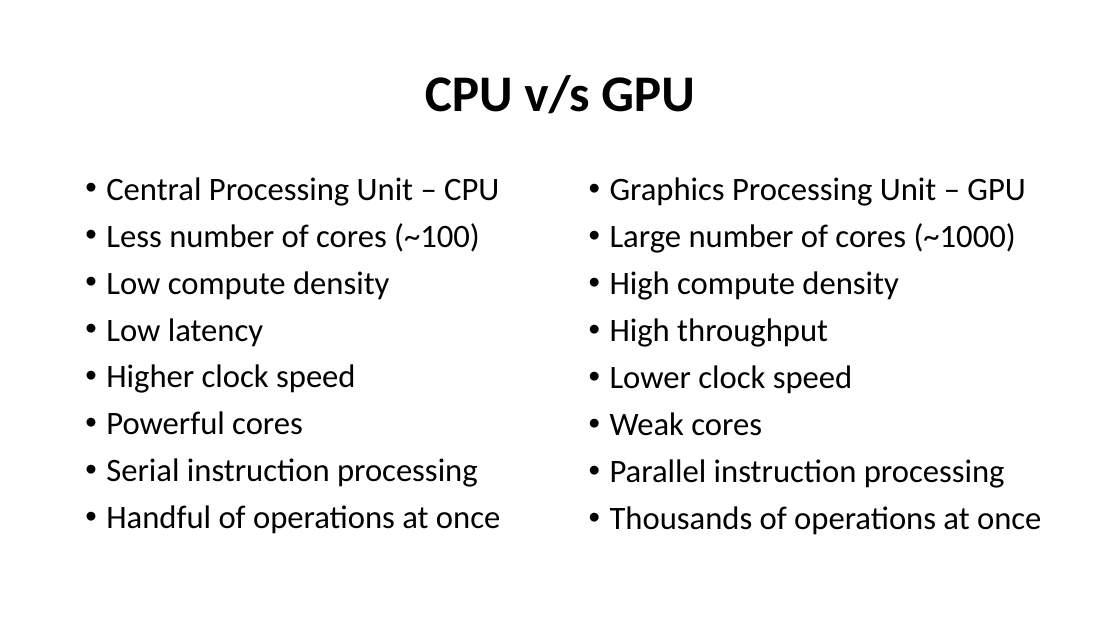
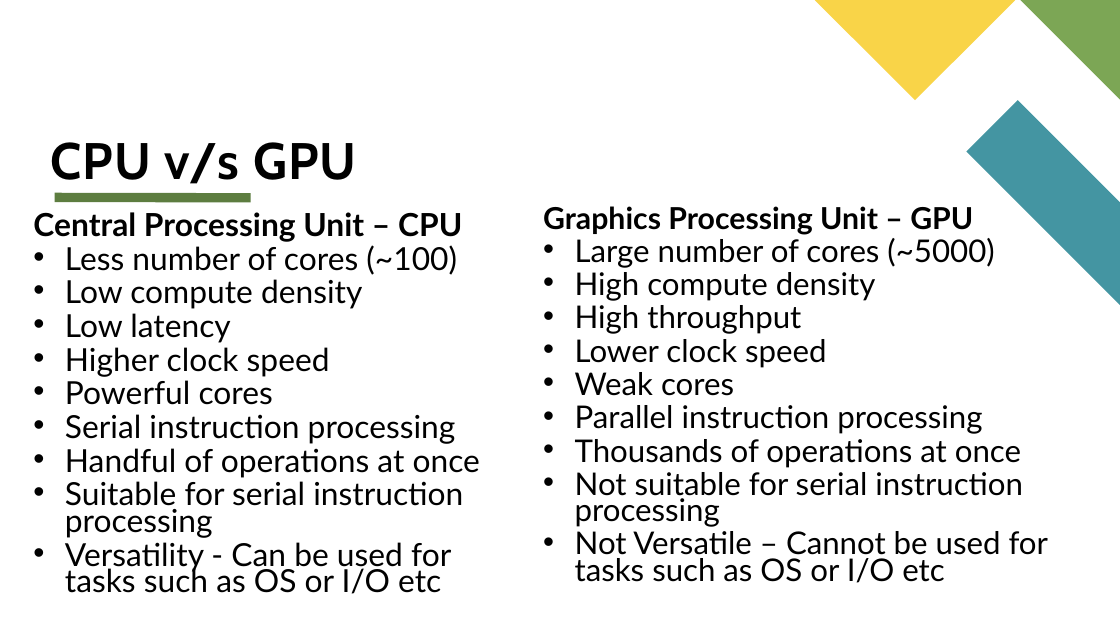
Before and after one commit to look4pritam/GPU-Computation, a slide deck: slide 9 of Presentations/GPU.pptx (slide 5 before the commit). Drawn at 1120x630 pixels with LibreOffice and Linux fonts; fonts in the diff are those of the drawing. Boxes give left, top, right and bottom in pixels: in the first picture for what was removed or moved away, otherwise in the second. Text is boxed around its words. In the diff, an @@ line names an element or a change of style, - is before the commit and + after.

```diff
--- a/Presentations/GPU.pptx
+++ b/Presentations/GPU.pptx
@@ freeform shape added at (815,0,1016,100), fill #F9D448 @@
@@ freeform shape added at (1021,0,1120,100), fill #7CA655 @@
@@ title "CPU v/s GPU": place and size @@
-title "CPU v/s GPU" at (425,75,694,114)
+title "CPU v/s GPU" at (50,142,357,184)
@@ title "CPU v/s GPU" at (50,142,357,184): font Calibri to Cabin, letter spacing 0 to 1 pt; line spacing 0.9 to 0.8; vertical alignment middle to bottom @@
@@ freeform shape added at (966,100,1120,305), fill #4495A2 @@
@@ line added from (55, 197) to (250, 197), #5D7D40 8 pt @@
@@ text "Graphics Processing Unit – GPU": place and size @@
-text "Graphics Processing Unit – GPU" at (610,177,1041,535)
+text "Graphics Processing Unit – GPU" at (543,206,1049,583)
@@ text at (543,206,1021,468): size 28 to 25.9 pt, bold on in "Graphics Processing Unit – GPU"; font Calibri to Lato in "Graphics Processing Unit – GPU", "High compute density", "High throughput", "Lower clock speed" and 3 more places; size 28 to 26.8 pt in "High compute density", "High throughput", "Lower clock speed", "Weak cores" and 2 more places; bullet • to none; line spacing 0.9 to 0.7; less space between paragraphs; indent changed @@
@@ text at (33,212,480,478): size 28 to 27.2 pt, font Calibri to Lato in "Central Processing Unit – CPU", "Less number of cores (~100)", "Low compute density", "Low latency" and 4 more places; bold on in "Central Processing Unit – CPU"; bullet • to none; line spacing 0.9 to 0.7; less space between paragraphs; indent changed @@
@@ text "Central Processing Unit – CPU": place and size @@
-text "Central Processing Unit – CPU" at (106,177,500,534)
+text "Central Processing Unit – CPU" at (33,212,480,594)
@@ text at (575,238,994,268): text changed; size 28 to 26.8 pt; font Calibri to Lato @@
-• Large number of cores (~1000)
+• Large number of cores (~5000)
@@ text at (65,477,463,594): paragraphs added @@
+• Suitable for serial instruction processing
+• Versatility - Can be used for tasks such as OS or I/O etc
@@ text at (575,467,1049,583): paragraphs added @@
+• Not suitable for serial instruction processing
+• Not Versatile – Cannot be used for tasks such as OS or I/O etc
```
Also in this commit, not shown: 9 other slides changed, 10 slides added, 3 slides removed.
